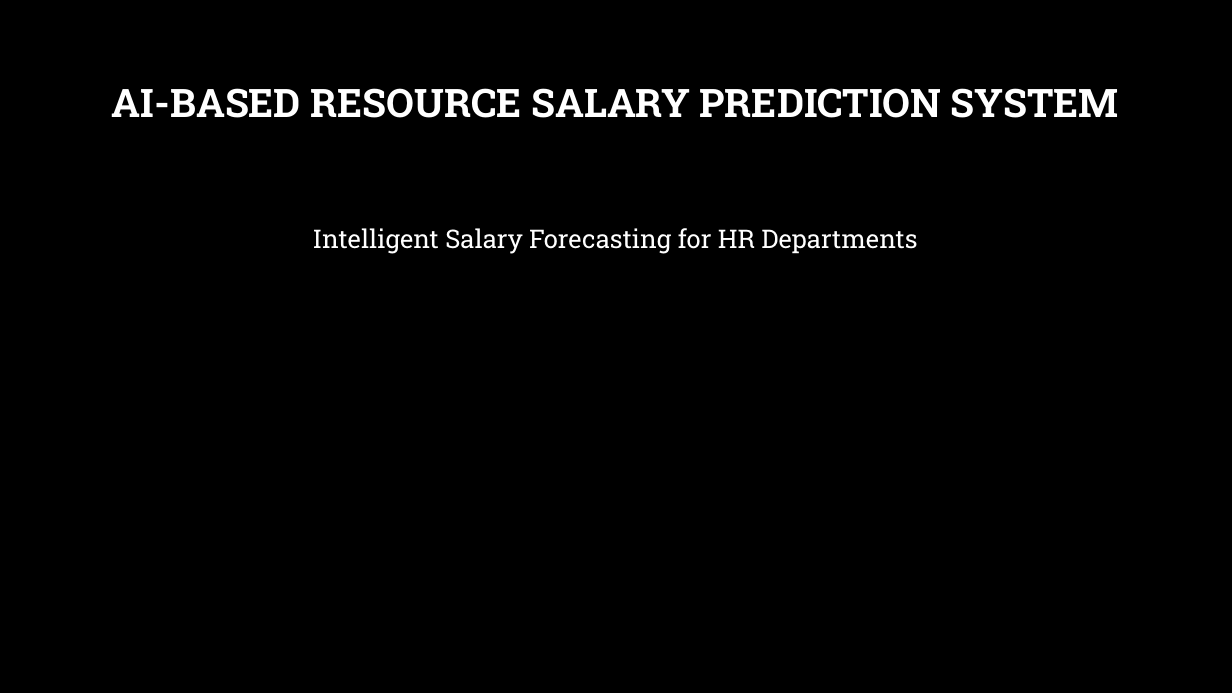
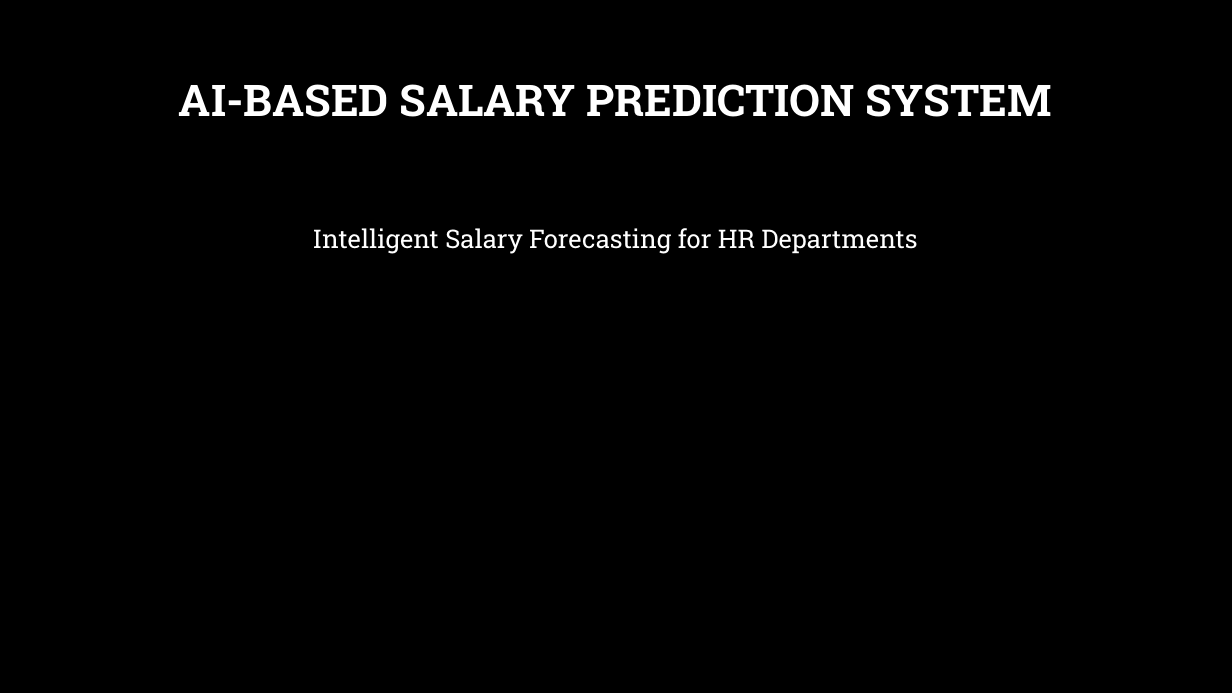
Before and after one commit to osandafdo/salary-prediction-system, a slide deck: slide 2 of AI_course_work_presentation.pptx. Drawn at 1232x693 pixels with LibreOffice and Linux fonts; fonts in the diff are those of the drawing; background and template pictures are left out. Boxes give left, top, right and bottom in pixels: in the first picture for what was removed or moved away, otherwise in the second. Text is boxed around its words. In the diff, an @@ line names an element or a change of style, - is before the commit and + after.

```diff
--- a/AI_course_work_presentation.pptx
+++ b/AI_course_work_presentation.pptx
@@ title at (179,84,1051,117): text changed; size 30.6 to 34 pt @@
-AI-BASED RESOURCE SALARY PREDICTION SYSTEM
+AI-BASED SALARY PREDICTION SYSTEM
```
Also in this commit, not shown: 2 other slides changed, 6 slides added, 5 other files.
